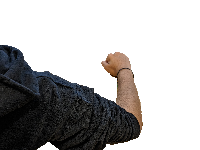
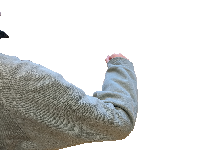
Layered file, before and after one edit (200x150). Changes by layer:
added layer "Vi" above "Madhav" over (x1=0, y1=12, x2=138, y2=150)
hid "Madhav" over (x1=0, y1=45, x2=143, y2=150)
